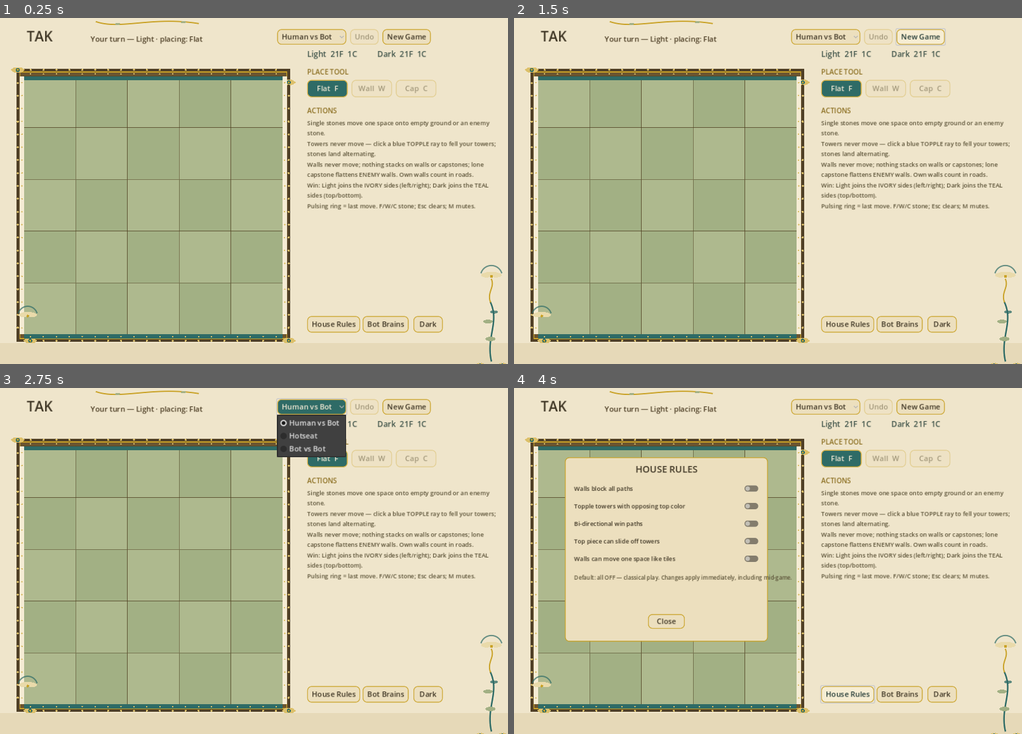
Above: before the commit, frames 1-4 (two rows, left to right).
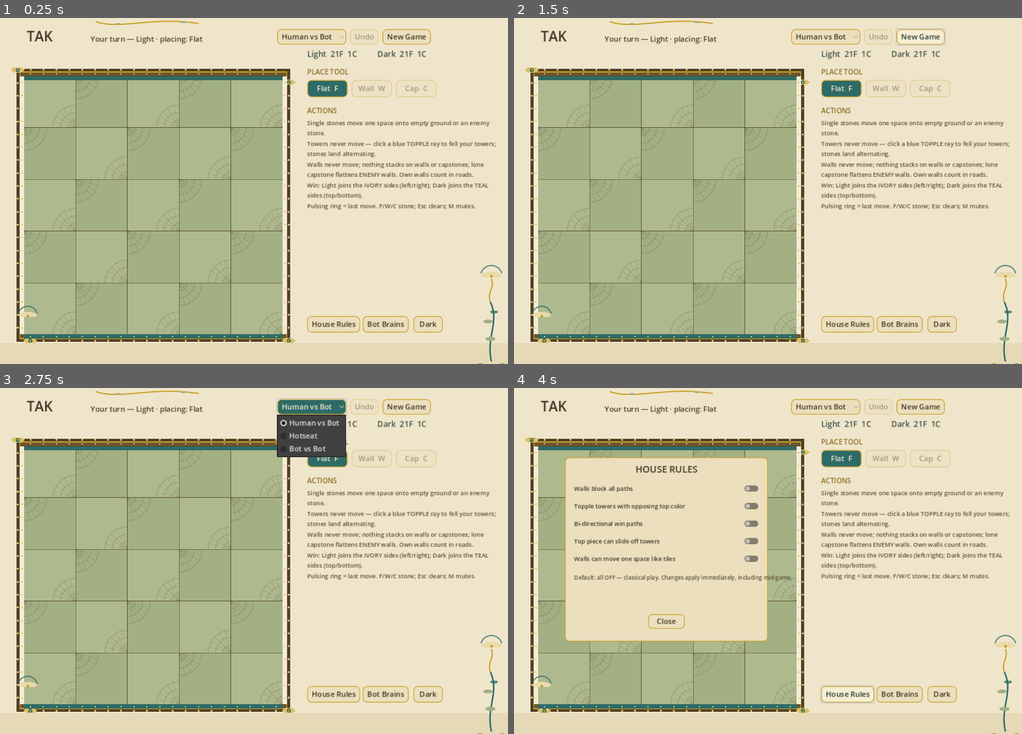
Above: after the commit, the same moments.

Repository: orbitmechanic/tak
Game: Godot game, scene res://scenes/Main.tscn
The game is run twice, just before and just after one commit, with the same random seed, the same clock (stepped at 60 frames per second) and the same inputs.
Inputs:
- Up to frame 1 (0.25 s): no input
- Up to frame 2 (1.5 s): click "New Game" at 0.5 s; click "New Game" at 1.25 s
- Up to frame 3 (2.75 s): click "Human vs Bot" at 2 s
- Up to frame 4 (4 s): click "Flat F" at 2.75 s; click "House Rules" at 3.5 s

The runs differ from the first frame. In frame 1, 0.2% of the frame differs, in the area x 4-56%, y 17-92%; in frame 2, 0.2%; in frame 3, 0.2%; in frame 4, less than 0.1%.

Commit message:
Art-deco corner-fan motif on every board cell: sunburst rays + concentric arcs + stepped nub, alternating orientation to form a chain lattice across shared corners; palette-aware (bronze fans by day, gilded on pine by night); README untouched, docs screenshot refreshed

Diff:
--- a/scripts/main.gd
+++ b/scripts/main.gd
@@ -38,6 +38,7 @@
 var THEME_HOVER_TEXT: Color = Color("#233a35")
 var THEME_PRESSED_TEXT: Color = Color("#f2e9d4")
 var THEME_DISABLED_TEXT: Color = Color("#a29075")
+var DECO_LINE: Color = Color(0.30, 0.24, 0.08, 0.16)
 const STONE_FLIGHT: float = 0.28
 const SFX_PLACE = preload("res://assets/sounds/place.wav")
 const SFX_MOVE = preload("res://assets/sounds/move.wav")
@@ -270,6 +271,7 @@
 		var y: int = int(cell / 5)
 		var rect: Rect2 = Rect2(BOARD_ORIGIN + Vector2(x * CELL, y * CELL), Vector2(CELL, CELL))
 		draw_rect(rect, SAGE_A if (x + y) % 2 == 0 else SAGE_B)
+		_draw_deco_motif(rect, (x + y) % 2 == 0)
 		if cell in legal_destinations:
 			draw_rect(rect.grow(-7), LEGAL_HI)
 			if selected_from >= 0 and state.piece_type(cell) == TakState.WALL and int(state.heights[selected_from]) == 1 and state.piece_type(selected_from) == TakState.CAPSTONE:
@@ -388,6 +390,20 @@
 	draw_circle(center, size * 0.32, GOLD)
 	draw_arc(center, size * 2.35, -PI * 0.9, -PI * 0.1, 20, Color(TEAL, 0.7), 1.6, true)
 
+func _draw_deco_motif(rect: Rect2, low_cell: bool) -> void:
+	var origin: Vector2 = rect.position if not low_cell else rect.end
+	var base_angle: float = 0.0 if not low_cell else PI
+	var radius: float = CELL * 0.44
+	for i: int in range(7):
+		var angle: float = base_angle + (float(i) / 6.0) * PI * 0.5
+		draw_line(origin, origin + Vector2(cos(angle), sin(angle)) * radius, DECO_LINE, 1.2)
+	for k: float in [0.34, 0.67, 1.0]:
+		draw_arc(origin, radius * k, base_angle, base_angle + PI * 0.5, 12, DECO_LINE, 1.0, true)
+	var nub: float = 5.0
+	var sign_v: Vector2 = Vector2(1, 1) if not low_cell else Vector2(-1, -1)
+	draw_rect(Rect2(origin, sign_v * nub * 2.0).abs(), Color(DECO_LINE, DECO_LINE.a * 0.8), false, 1.0)
+	draw_rect(Rect2(origin, sign_v * nub).abs(), Color(DECO_LINE, DECO_LINE.a * 0.8), false, 1.0)
+
 func _draw_stack(cell: int, rect: Rect2) -> void:
 	var height: int = int(state.heights[cell])
 	if height == 0:
@@ -839,6 +855,7 @@
 		THEME_HOVER_TEXT = Color("#eeddb0")
 		THEME_PRESSED_TEXT = Color("#101410")
 		THEME_DISABLED_TEXT = Color("#6c6850")
+		DECO_LINE = Color(0.85, 0.72, 0.35, 0.09)
 	else:
 		LIGHT_COLOR = Color("#f5ecd4")
 		DARK_COLOR = Color("#1d5c55")
@@ -873,6 +890,7 @@
 		THEME_HOVER_TEXT = Color("#233a35")
 		THEME_PRESSED_TEXT = Color("#f2e9d4")
 		THEME_DISABLED_TEXT = Color("#a29075")
+		DECO_LINE = Color(0.30, 0.24, 0.08, 0.16)
 	if is_instance_valid(hud):
 		app_theme = _make_nouveau_theme()
 		hud.theme = app_theme
Binary file changed: docs/screenshot.png
